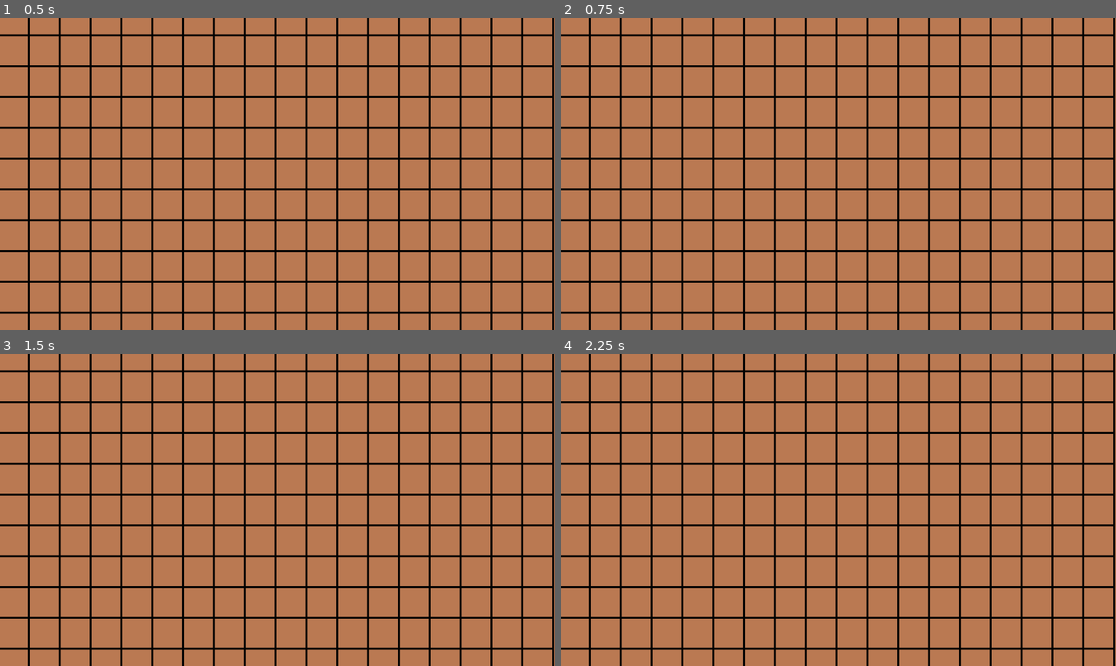
Above: before the commit, frames 1-4 (two rows, left to right).
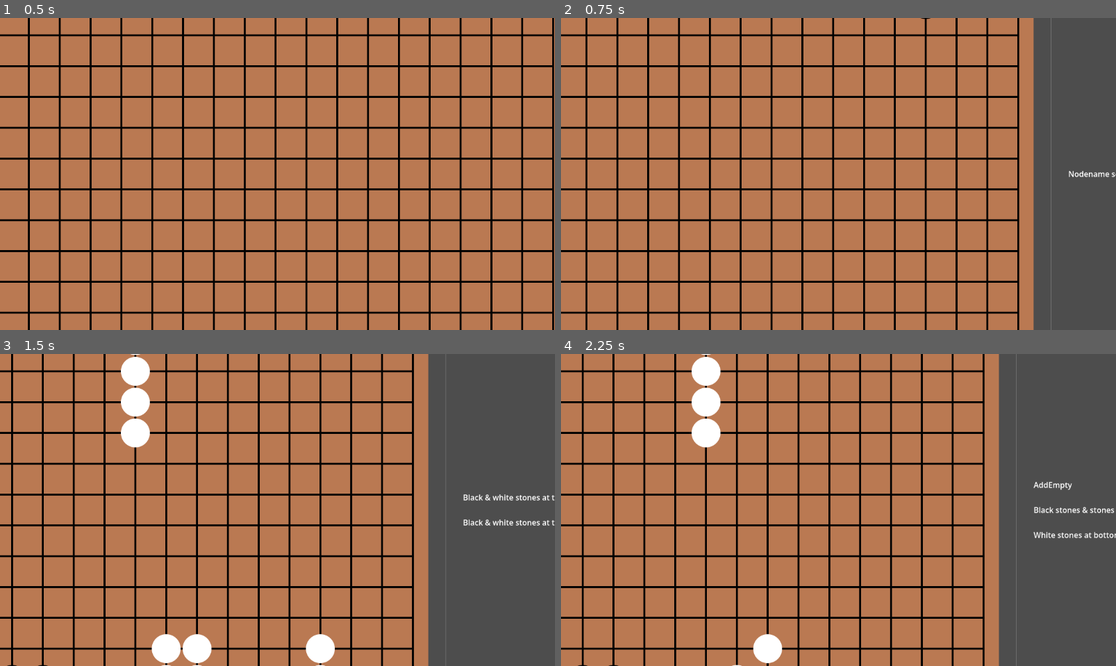
Above: after the commit, the same moments.

Repository: MichalHrbek/gdgo
Game: Godot game, scene res://scenes/main.tscn
Same seed, same stepped clock (60 frames per second), same inputs: the game is played once before the commit and once after it.
Inputs (mouse positions are in pixels of both pictures, inside the frame that each line leads up to):
- Up to frame 1 (0.5 s): no input
- Up to frame 2 (0.75 s): tap Enter at 0.5 s; move the mouse to (960, 158) at 0.52 s; hold Right (ui_right) from 0.53 s (still down); click (960, 158) at 0.67 s
- Up to frame 3 (1.5 s): tap Space at 1.25 s; move the mouse to (166, 525) at 1.27 s; release Right (ui_right) at 1.28 s; hold Down (ui_down) from 1.28 s (still down); click (166, 525) at 1.42 s
- Up to frame 4 (2.25 s): tap Enter at 2 s; move the mouse to (894, 441) at 2.02 s; release Down (ui_down) at 2.03 s; hold Right (ui_right) from 2.03 s (still down); click (894, 441) at 2.17 s

Frame 1 is identical in both runs. In frame 2, 27% of the frame differs, in the area x 4-100%, y 0-100%; in frame 3, 36%, in the area x 1-100%, y 0-100%; in frame 4, 34%.

Commit message:
Added keyboard navigation

Diff:
--- a/scenes/main.tscn
+++ b/scenes/main.tscn
@@ -47,6 +47,7 @@
 [node name="ScrollContainer" type="ScrollContainer" parent="CanvasLayer/VBoxContainer" unique_id=1065278627]
 layout_mode = 2
 size_flags_vertical = 3
+follow_focus = true
 
 [node name="SgfTreeVis" type="GridContainer" parent="CanvasLayer/VBoxContainer/ScrollContainer" unique_id=924592565 node_paths=PackedStringArray("board")]
 layout_mode = 2
--- /dev/null
+++ b/scenes/tree_node.tscn
@@ -0,0 +1,56 @@
+[gd_scene format=3 uid="uid://clih20vicpywb"]
+
+[ext_resource type="Texture2D" uid="uid://bjahbwc55i31x" path="res://assets/stones/stone.svg" id="1_cs86i"]
+[ext_resource type="Script" uid="uid://v7waphovtbla" path="res://scripts/go/ui/tree_node.gd" id="1_m7hul"]
+
+[sub_resource type="LabelSettings" id="LabelSettings_m7hul"]
+font_color = Color(0, 0, 0, 1)
+
+[node name="TreeNode" type="Control" unique_id=284431027 node_paths=PackedStringArray("line", "texture", "label")]
+custom_minimum_size = Vector2(64, 64)
+layout_mode = 3
+anchors_preset = 0
+focus_mode = 1
+script = ExtResource("1_m7hul")
+line = NodePath("Line2D")
+texture = NodePath("TextureRect")
+label = NodePath("Label")
+
+[node name="Line2D" type="Line2D" parent="." unique_id=1228385093]
+z_index = -2
+width = 2.0
+default_color = Color(0, 0, 0, 1)
+
+[node name="TextureRect" type="TextureRect" parent="." unique_id=1933612434]
+layout_mode = 1
+anchors_preset = 8
+anchor_left = 0.5
+anchor_top = 0.5
+anchor_right = 0.5
+anchor_bottom = 0.5
+offset_left = -20.0
+offset_top = -20.0
+offset_right = 20.0
+offset_bottom = 20.0
+grow_horizontal = 2
+grow_vertical = 2
+texture = ExtResource("1_cs86i")
+expand_mode = 2
+
+[node name="Label" type="Label" parent="." unique_id=1845644018]
+layout_mode = 1
+anchors_preset = 8
+anchor_left = 0.5
+anchor_top = 0.5
+anchor_right = 0.5
+anchor_bottom = 0.5
+offset_left = -20.0
+offset_top = -11.5
+offset_right = 20.0
+offset_bottom = 11.5
+grow_horizontal = 2
+grow_vertical = 2
+text = "N"
+label_settings = SubResource("LabelSettings_m7hul")
+horizontal_alignment = 1
+vertical_alignment = 1
--- a/scripts/go/ui/sgf_tree_vis.gd
+++ b/scripts/go/ui/sgf_tree_vis.gd
@@ -12,6 +12,8 @@
 var by_pos: Dictionary[Vector2i, SGF.SgfNode] = {}
 var id_by: Dictionary[SGF.SgfNode, int] = {}
 var pos_by: Dictionary[SGF.SgfNode, Vector2i] = {}
+
+const node_scene: PackedScene = preload("res://scenes/tree_node.tscn")
 
 func _ready() -> void:
 	#var s := SGF.SgfFile.new("(;FF[4]GM[1]SZ[19];B[aa];W[bb];B[cc];W[dd];B[ad];W[bd])")
@@ -32,6 +34,9 @@
 	load_node(new_root)
 
 func load_node(node: SGF.SgfNode):
+	if current_node:
+		_vis_node[current_node].deselect()
+	_vis_node[node].select()
 	current_node = node
 	current_state = GameState.from_sgf(node)
 	state_changed.emit(current_state, current_node)
@@ -64,23 +69,18 @@
 	columns = width
 	for y in range(height):
 		for x in range(width):
-			var l := _label("")
 			var p := Vector2i(x,y)
 			if by_pos.has(p):
 				var node = by_pos[p]
-				_vis_node[node] = l
-				print(id_by[by_pos[p]])
-				l.text = str(id_by[by_pos[p]])#str(x)
-				l.mouse_filter = Control.MOUSE_FILTER_STOP
-				l.gui_input.connect(_on_node_clicked.bind(id_by[by_pos[p]]))
+				var control: TreeNodeUI = node_scene.instantiate()
 				if node.parent:
-					var line = Line2D.new()
-					line.z_index = -2
-					line.default_color = Color.BLACK
-					line.width = 2.0
-					sort_children.connect(func(): line.points = PackedVector2Array([Vector2(32,32), _vis_node[node.parent].position-_vis_node[node].position+Vector2(32,32)]))
-					l.add_child(line)
-			add_child(l)
+					sort_children.connect(func(): control.line.points = PackedVector2Array([Vector2(32,32), _vis_node[node.parent].position-_vis_node[node].position+Vector2(32,32)]))
+				_vis_node[node] = control
+				control.label.text = str(id_by[by_pos[p]])
+				control.gui_input.connect(_on_node_clicked.bind(id_by[by_pos[p]]))
+				add_child(control)
+			else:
+				add_child(Control.new())
 
 func _on_node_clicked(event: InputEvent, index: int) -> void:
 	if event is InputEventMouseButton:
@@ -88,11 +88,20 @@
 			if event.pressed:
 				load_node(by_id[index])
 
-func _label(text: String) -> Label:
-	var label := Label.new()
-	label.text = text
-	label.size = Vector2(64,64)
-	label.custom_minimum_size = Vector2(64,64)
-	label.vertical_alignment = VERTICAL_ALIGNMENT_CENTER
-	label.horizontal_alignment = HORIZONTAL_ALIGNMENT_CENTER
-	return label
+func _unhandled_key_input(event: InputEvent) -> void:
+	if current_node:
+		if event is InputEventKey:
+			if event.is_action_pressed("ui_right"):
+				if current_node.children:
+					load_node(current_node.children[0])
+			elif event.is_action_pressed("ui_left"):
+				if current_node.parent:
+					load_node(current_node.parent)
+			elif event.is_action_pressed("ui_down"):
+				if current_node.parent:
+					var l := len(current_node.parent.children)
+					load_node(current_node.parent.children[(current_node.parent.children.find(current_node)+1)%l])
+			elif event.is_action_pressed("ui_up"):
+				if current_node.parent:
+					var l := len(current_node.parent.children)
+					load_node(current_node.parent.children[(current_node.parent.children.find(current_node)-1)%l])
--- /dev/null
+++ b/scripts/go/ui/tree_node.gd
@@ -0,0 +1,13 @@
+class_name TreeNodeUI
+extends Control
+
+@export var line: Line2D
+@export var texture: TextureRect
+@export var label: Label
+
+func select():
+	grab_focus.call_deferred()
+	texture.self_modulate = Color.LIGHT_CORAL
+
+func deselect():
+	texture.self_modulate = Color.WHITE
Not shown, added: scripts/go/ui/tree_node.gd.uid
